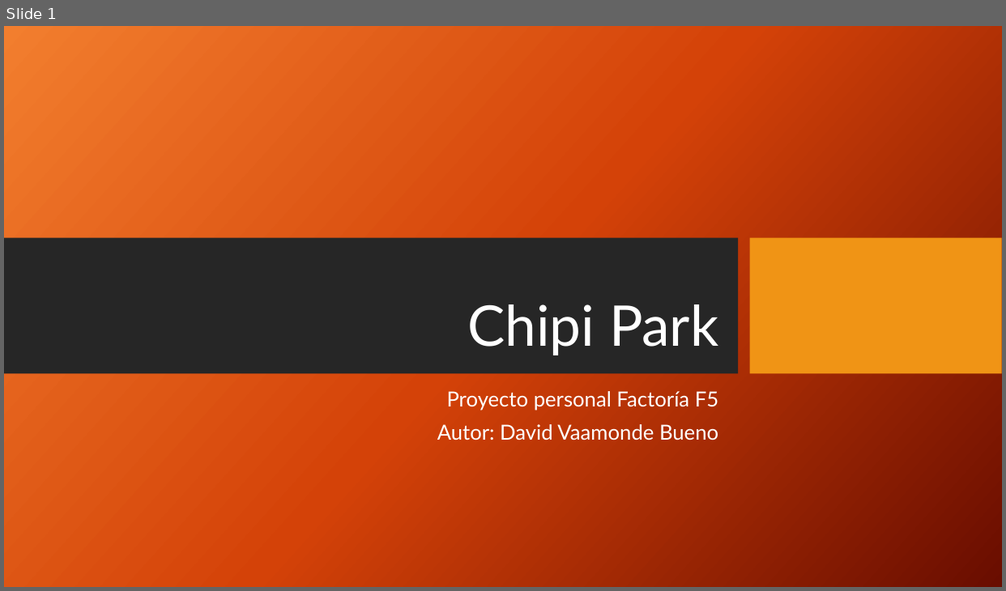
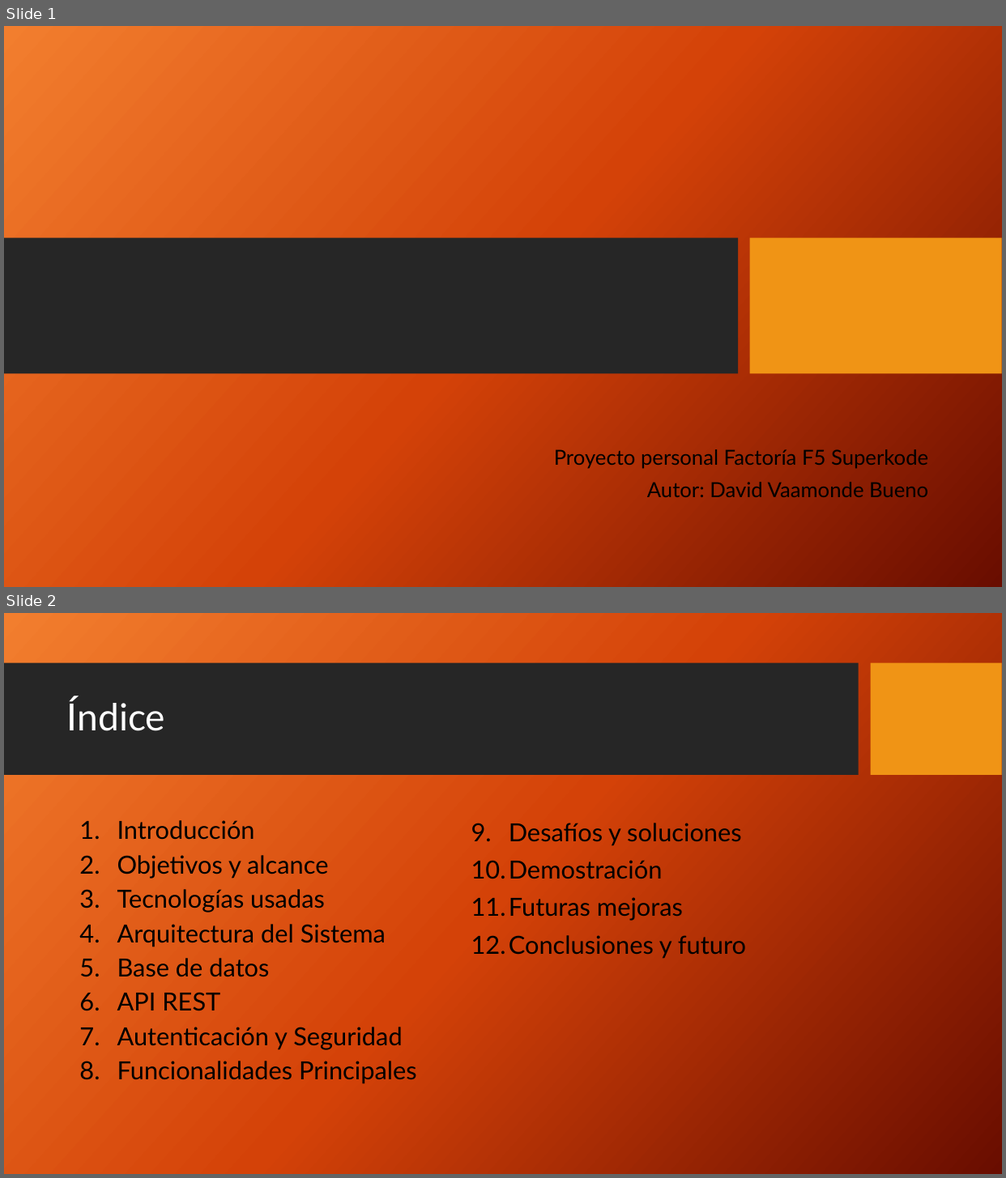
Before and after one commit to DavidLapi/Chipi-Park, a slide deck: Documentation/Chipi Park.pptx. Shown one above the other, each under a label of ours: slide 1 before the commit, slides 1 and 2 after it. The pictures are 1006x591 and 1006x1178 pixels, drawn with LibreOffice and Linux fonts; fonts in the diff are those of the drawing; background and template pictures are left out. Boxes give left, top, right and bottom in pixels: in the first picture for what was removed or moved away, otherwise in the second. Text is boxed around its words. In the diff, an @@ line names an element or a change of style, - is before the commit and + after.

```diff
--- a/Documentation/Chipi Park.pptx
+++ b/Documentation/Chipi Park.pptx
@@ slide 2 added at [4, 613, 1002, 1174], background picture (left out) @@
@@ rectangle added at [4, 663, 859, 776], fill #262626 @@
@@ rectangle added at [871, 663, 1002, 776], fill #F09415 @@
@@ title added at [67, 698, 165, 731], 36 pt, text #FFFFFF @@
+Índice
@@ text added at [117, 820, 417, 1084], 24 pt, text #000000 @@
+1. Introducción
+2. Objetivos y alcance
+3. Tecnologías usadas
+4. Arquitectura del Sistema
+5. Base de datos
+6. API REST
+7. Autenticación y Seguridad
+8. Funcionalidades Principales
@@ text added at [509, 823, 746, 959], 24 pt, text #000000 @@
+9. Desafíos y soluciones
+10. Demostración
+11. Futuras mejoras
+12. Conclusiones y futuro
@@ slide 1 changed as well @@
@@ title removed at [467, 305, 718, 356] @@
-Chipi Park
@@ subtitle "Proyecto personal Factoría F5 Superkode": place and size @@
-subtitle "Proyecto personal Factoría F5 Superkode" at [437, 391, 718, 441]
+subtitle "Proyecto personal Factoría F5 Superkode" at [554, 450, 928, 497]
@@ subtitle at [554, 450, 928, 469]: text changed; text colour #FFFFFF to #000000 @@
-Proyecto personal Factoría F5
+Proyecto personal Factoría F5 Superkode
@@ subtitle at [647, 482, 928, 497]: text colour #FFFFFF to #000000 in "Autor: David Vaamonde Bueno" @@
```
Also in this commit, not shown: 26 other slides added, 1 slide removed, 6 other files.
